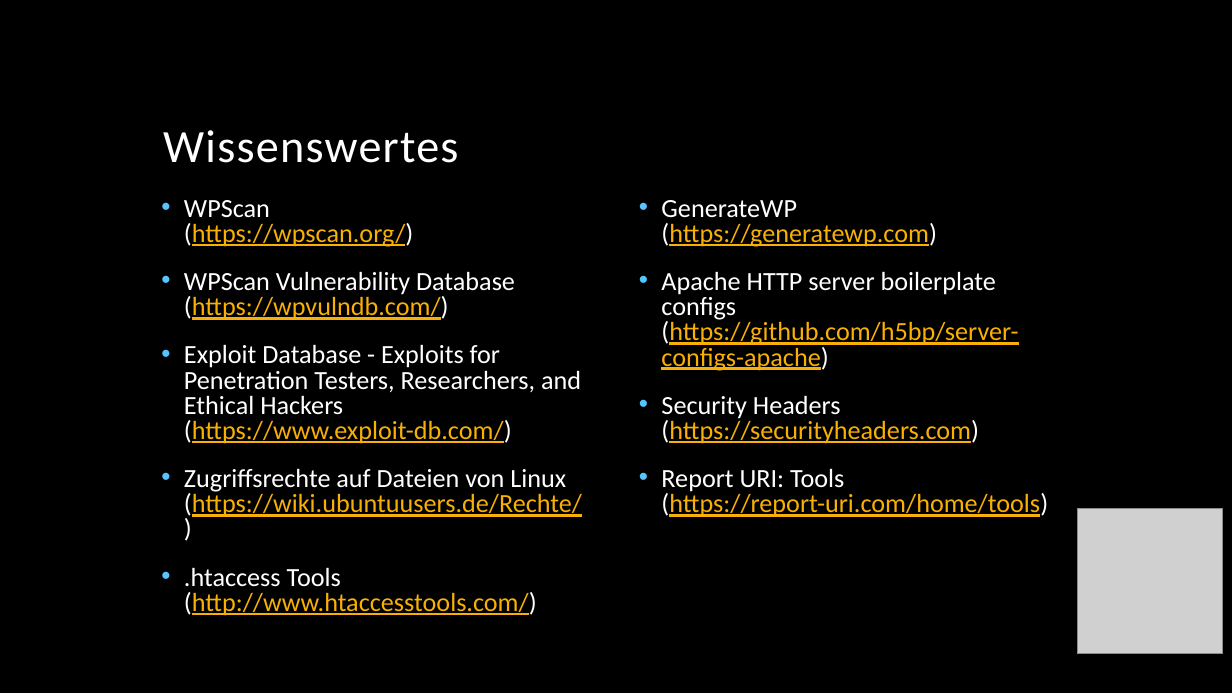
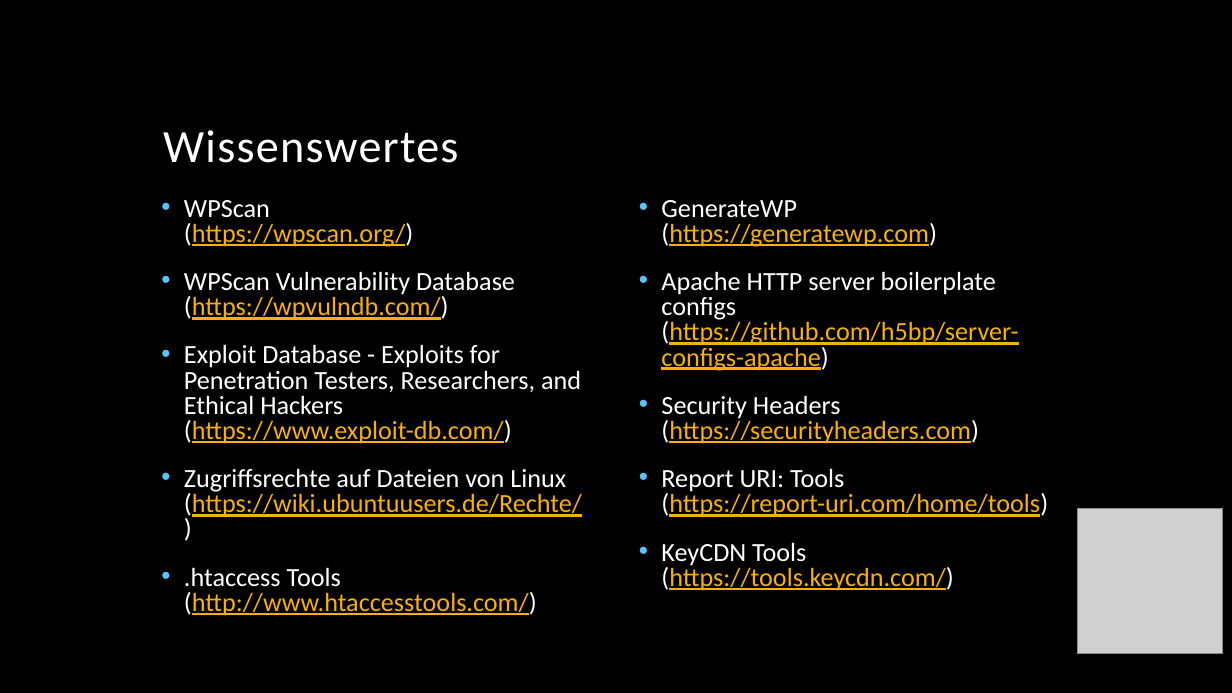
Before and after one commit to fschmittlein/wp-meetup, a slide deck: slide 17 of WPM Nürnberg - WordPress-Sicherheit.pptx (slide 13 before the commit). Drawn at 1232x693 pixels with LibreOffice and Linux fonts; fonts in the diff are those of the drawing; grey boxes stand for pictures; background and template pictures are left out. Boxes give left, top, right and bottom in pixels: in the first picture for what was removed or moved away, otherwise in the second. Text is boxed around its words. In the diff, an @@ line names an element or a change of style, - is before the commit and + after.

```diff
--- a/WPM Nürnberg - WordPress-Sicherheit.pptx
+++ b/WPM Nürnberg - WordPress-Sicherheit.pptx
@@ text at [661,542,953,591]: paragraph added @@
+• KeyCDN Tools
+  (https://tools.keycdn.com/)
```
Also in this commit, not shown: 2 other slides changed, 4 slides added.
